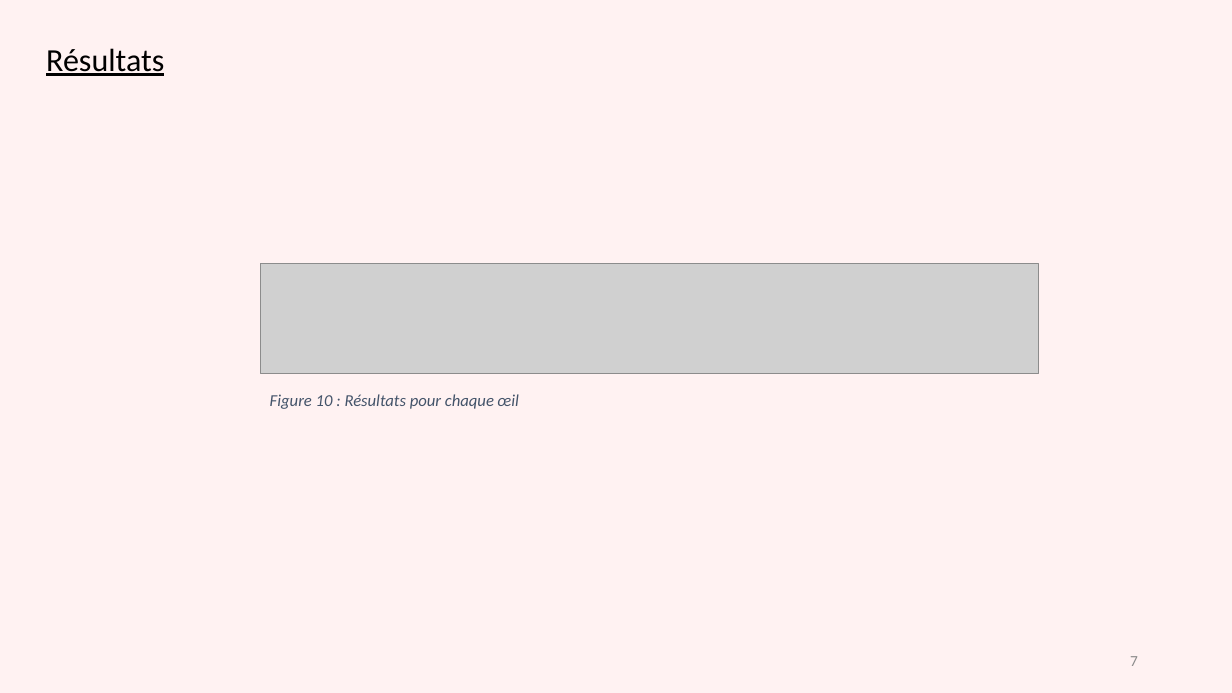
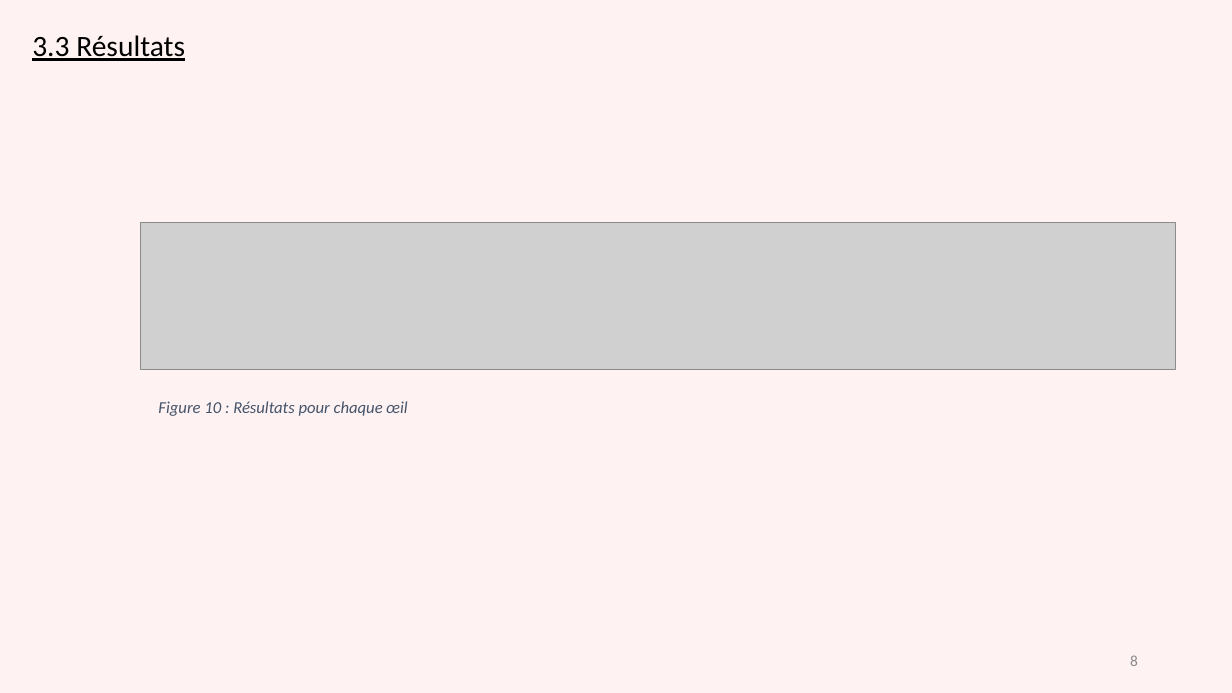
Before and after one commit to gdaume24/Projet-chef-oeuvre, a slide deck: slide 8 of E2/Présentation E2.pptx (slide 7 before the commit). Drawn at 1232x693 pixels with LibreOffice and Linux fonts; fonts in the diff are those of the drawing; grey boxes stand for pictures. Boxes give left, top, right and bottom in pixels: in the first picture for what was removed or moved away, otherwise in the second. Text is boxed around its words. In the diff, an @@ line names an element or a change of style, - is before the commit and + after.

```diff
--- a/E2/Présentation E2.pptx
+++ b/E2/Présentation E2.pptx
@@ title at bbox=[32, 35, 185, 61]: text changed; size 25 to 23 pt @@
-Résultats
+3.3 Résultats
@@ picture: place and size @@
-picture at bbox=[261, 263, 1039, 373]
+picture at bbox=[140, 223, 1177, 370]
@@ text "Figure 10 : Résultats pour ...": place and size @@
-text "Figure 10 : Résultats pour ..." at bbox=[270, 394, 519, 409]
+text "Figure 10 : Résultats pour ..." at bbox=[158, 401, 407, 416]
@@ page number at bbox=[1130, 655, 1138, 666]: text changed @@
-7
+8
```
Also in this commit, not shown: 7 other slides changed, 1 slide added, 4 other files.
